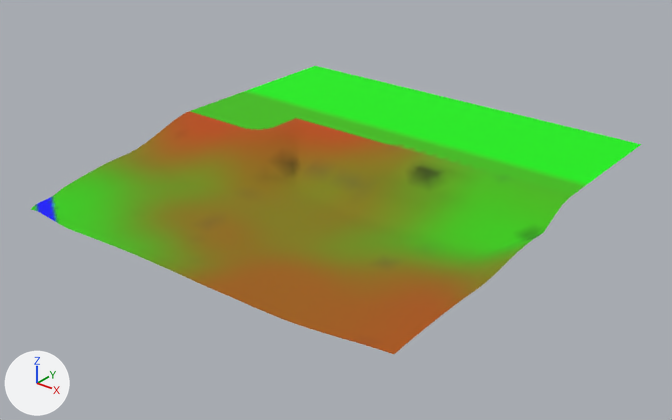
What one commit did to the glTF model games/yorimichi/assets/belmonte/meshes/SM_BM_BT_Terrain_3_3.glb.
Both versions are drawn from a camera (50 mm lens) standing at (183.0, -100.0, 240.0) and looking at (-127.0, 286.0, 0.0). The axes (+X, +Y, +Z) are drawn at lower left. The lights are the same throughout. The older version comes first.

Script lines for the objects in view, before the commit:
```python
me_sm_bt_terrain_3_3 = bpy.data.meshes.new('SM_BT_Terrain_3_3')
me_sm_bt_terrain_3_3.from_pydata(...)  # 1729 vertices, 3308 faces; spans x -256.0..0.0, y 168.0..424.0, z 4.0..30.0
me_sm_bt_terrain_3_3.materials.append(mat_bm_000_m_terrain_024)
ob_sm_bm_bt_terrain_3_3 = bpy.data.objects.new('SM_BM_BT_Terrain_3_3', me_sm_bt_terrain_3_3)
ob_sm_bm_bt_terrain_3_3.location = (0.0, 0.0, 0.0)
```
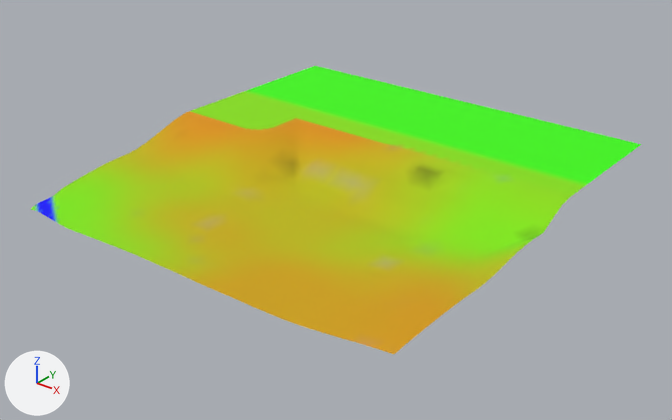
Where the change shows, as pixel boxes (x1, y1, x2, y2) in the pictures (672 x 420 px):
```json
{"part": 1, "of": "me_sm_bt_terrain_3_3", "change": "recoloured", "before": [31, 66, 641, 266], "after": [31, 66, 641, 266]}
{"part": 2, "of": "me_sm_bt_terrain_3_3", "change": "recoloured", "before": [35, 111, 516, 291], "after": [35, 111, 516, 291], "on screen": "lighter"}
{"part": 3, "of": "me_sm_bt_terrain_3_3", "change": "recoloured", "before": [146, 112, 474, 354], "after": [146, 112, 474, 354], "on screen": "brown to yellow"}
```

The change, as JSON lines over the scene's bpy script:
```json
{"block": "me_sm_bt_terrain_3_3", "where": "me_sm_bt_terrain_3_3.from_pydata(...)  # 1729 vertices, 3308 faces; spans x -256.0..0.0, y 168.0..424.0, z 4.0..30.0"}
{"block": "me_sm_bt_terrain_3_3", "where": "# used by ob_sm_bm_bt_terrain_3_3; location = (0.0, 0.0, 0.0)"}
{"block": "me_sm_bt_terrain_3_3", "change": "me_sm_bt_terrain_3_3 part 1: 1671 faces centred in x -256.0..-1.0, y 168.0..421.0, z 5.0..30.0 are repainted in the vertex colours; the middle colour goes from green #3fc000 to green #88e100"}
{"block": "me_sm_bt_terrain_3_3", "change": "me_sm_bt_terrain_3_3 part 2: 1031 faces centred in x -256.0..-3.0, y 168.0..329.0, z 5.0..30.0 are repainted in the vertex colours; the middle colour goes from yellow #817b00 to yellow #bcb900"}
{"block": "me_sm_bt_terrain_3_3", "change": "me_sm_bt_terrain_3_3 part 3: 589 faces centred in x -256.0..-3.0, y 170.0..327.0, z 7.0..30.0 are repainted in the vertex colours; the middle colour goes from brown #a95500 to yellow #d59c00"}
```
